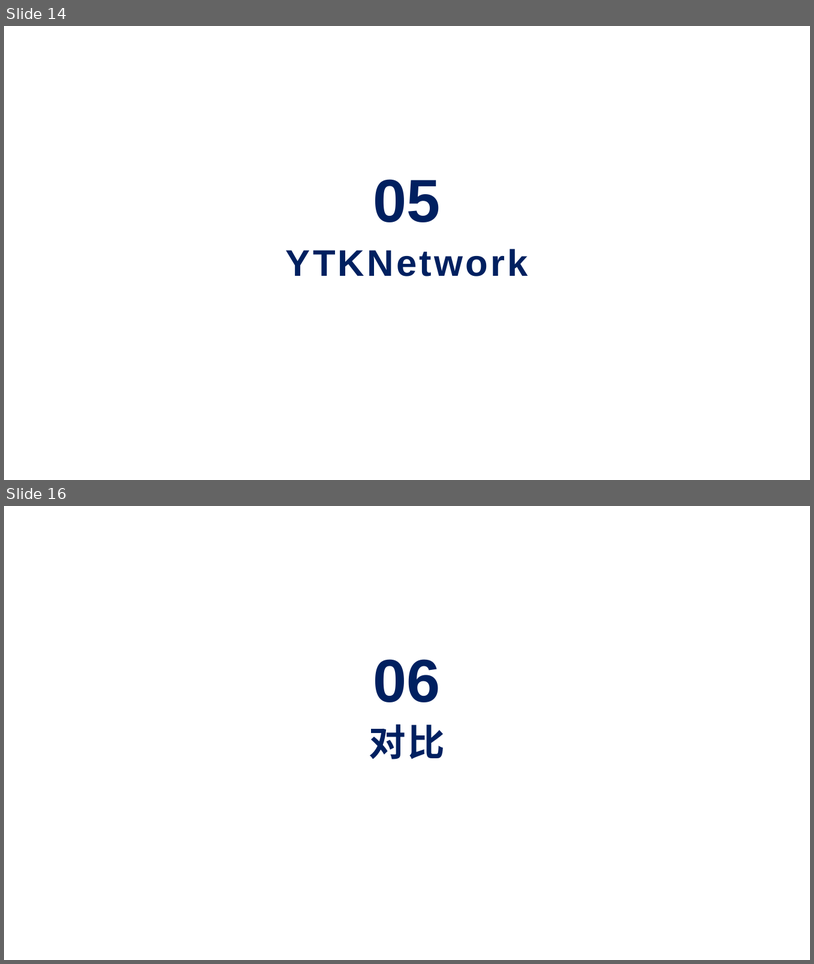
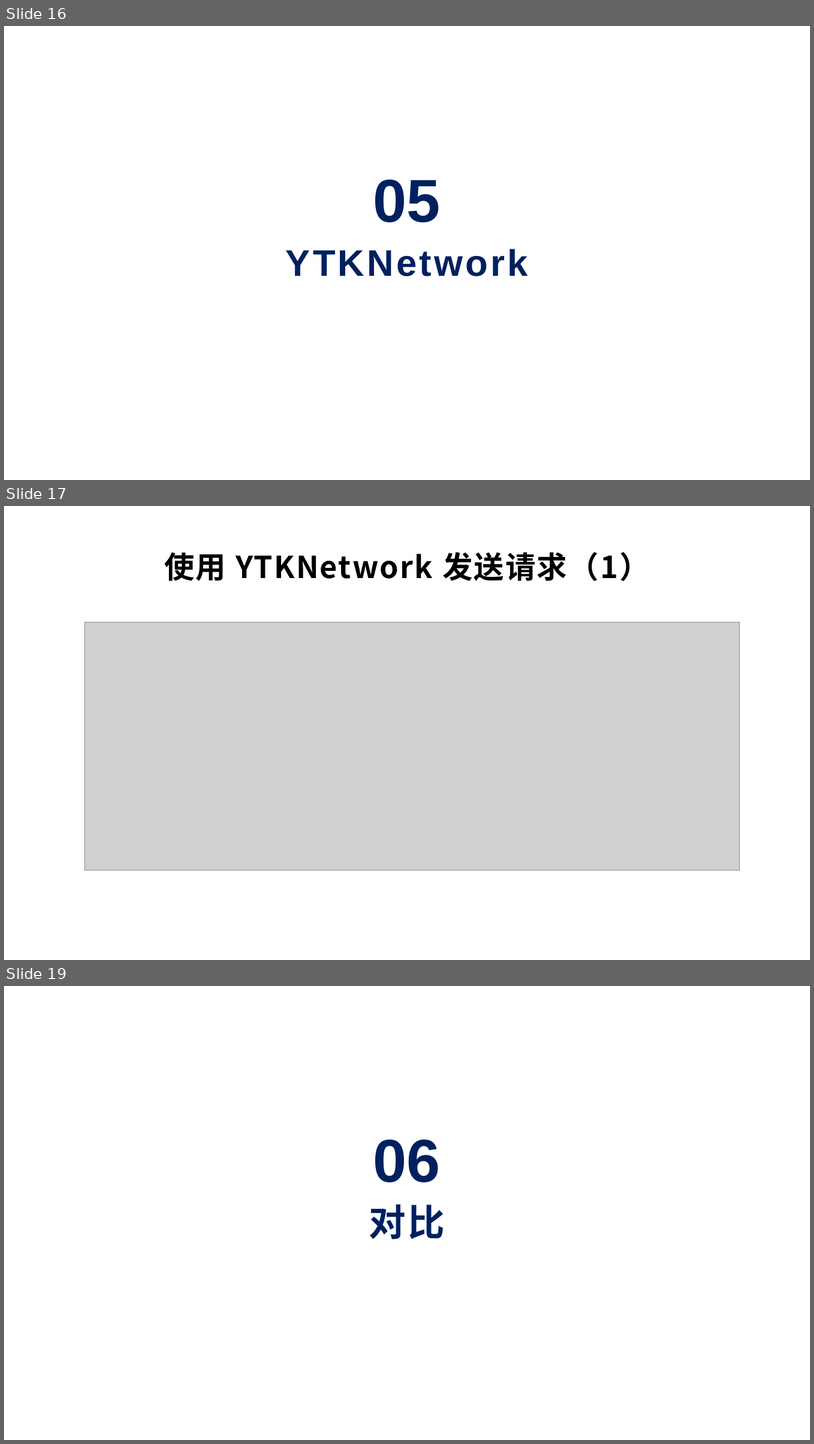
Before and after one commit to scfhao/Notebook, a slide deck: system_logs/iOS开发中的网络请求框架.pptx. Shown one above the other, each under a label of ours: slides 14 and 16 before the commit, slides 16, 17 and 19 after it; the slides between them are not shown. The pictures are 814x964 and 814x1444 pixels, drawn with LibreOffice and Linux fonts; fonts in the diff are those of the drawing; grey boxes stand for pictures; background and template pictures are left out. Boxes give left, top, right and bottom in pixels: in the first picture for what was removed or moved away, otherwise in the second. Text is boxed around its words. In the diff, an @@ line names an element or a change of style, - is before the commit and + after.

```diff
--- a/system_logs/iOS开发中的网络请求框架.pptx
+++ b/system_logs/iOS开发中的网络请求框架.pptx
@@ slide 17 added at (4, 506, 810, 960), background #FFFFFF @@
@@ text added at (164, 552, 650, 581), 36 pt, text #000000, bold @@
+使用 YTKNetwork 发送请求（1）
@@ picture added at (85, 622, 740, 870) @@
@@ what was slide 14 is now slide 16 @@
@@ what was slide 16 is now slide 19 @@
```
Also in this commit, not shown: 4 slides changed, 6 other slides added, 4 slides removed.
